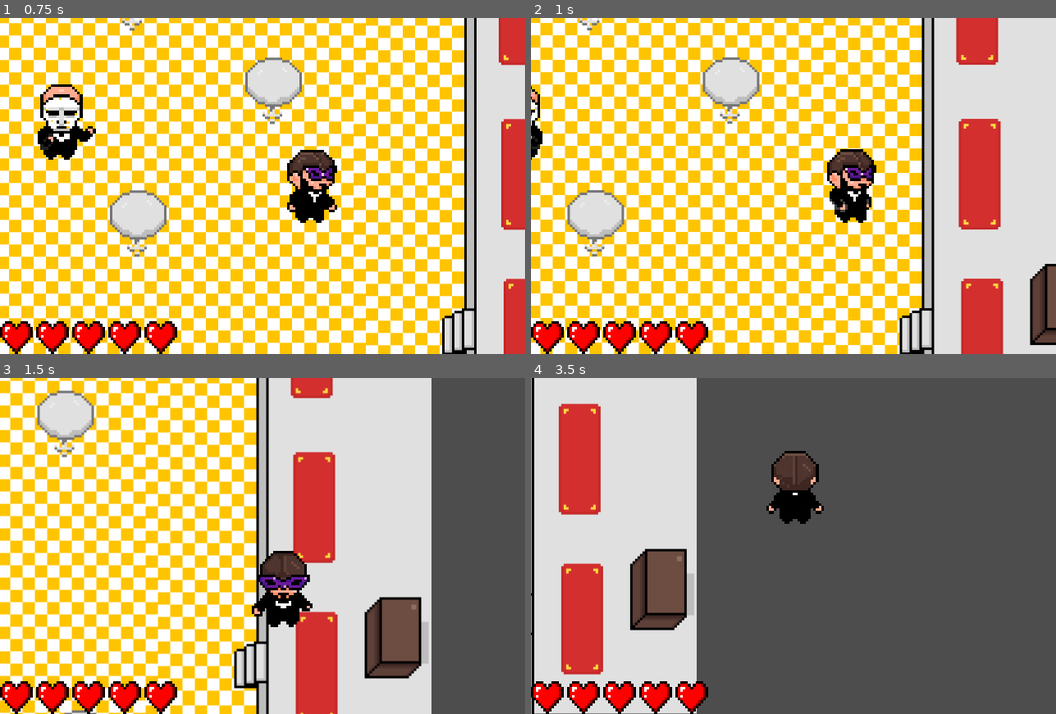
Above: before the commit, frames 1-4 (two rows, left to right).
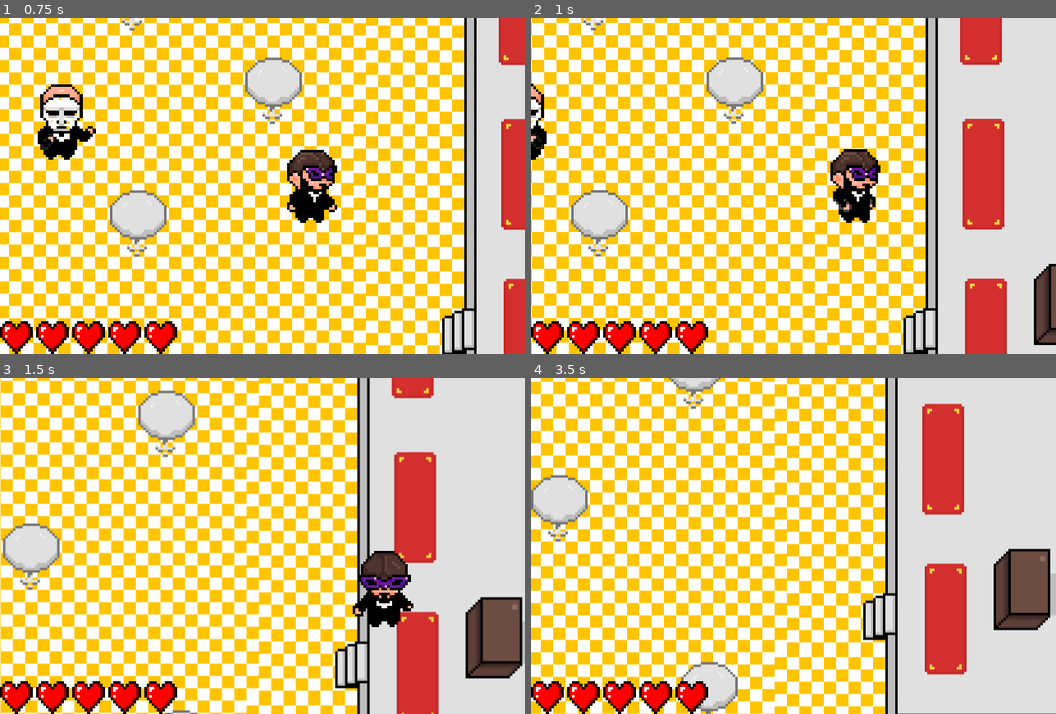
Above: after the commit, the same moments.

Repository: MuriloZF/ggj26
Game: Godot game, scene res://main.tscn
Same seed, same stepped clock (60 frames per second), same inputs: the game is played once before the commit and once after it. This scene is started directly instead of the project's main scene.
Inputs (mouse positions are in pixels of both pictures, inside the frame that each line leads up to):
- Up to frame 1 (0.75 s): move the mouse to (378, 169) at 0.52 s; hold D (right) from 0.53 s (still down); tap Space (interact) at 0.6 s
- Up to frame 2 (1 s): keep holding D (right)
- Up to frame 3 (1.5 s): move the mouse to (157, 562) at 1.27 s; release D (right) at 1.28 s; hold S (down) from 1.28 s (still down); tap Space (interact) at 1.35 s
- Up to frame 4 (3.5 s): move the mouse to (846, 472) at 2.02 s; release S (down) at 2.03 s; hold D (right) 2.03-2.78 s; tap Space (interact) at 2.1, 2.85 s; move the mouse to (767, 613) at 2.77 s; hold W (up) from 2.78 s (still down)

Frame 1 is identical in both runs. In frame 2, 29% of the frame differs, in the area x 0-100%, y 0-100%; in frame 3, 64%; in frame 4, 97%.

Commit message:
fixed camera

Diff:
--- a/main.tscn
+++ b/main.tscn
@@ -18,6 +18,9 @@
 
 [node name="playerCamera" parent="player" instance=ExtResource("4_1bvp3")]
 position = Vector2(-528, -16)
+limit_top = -5
+limit_right = 1915
+limit_bottom = 1225
 
 [node name="npc" parent="." instance=ExtResource("2_1bvp3")]
 z_index = 1
